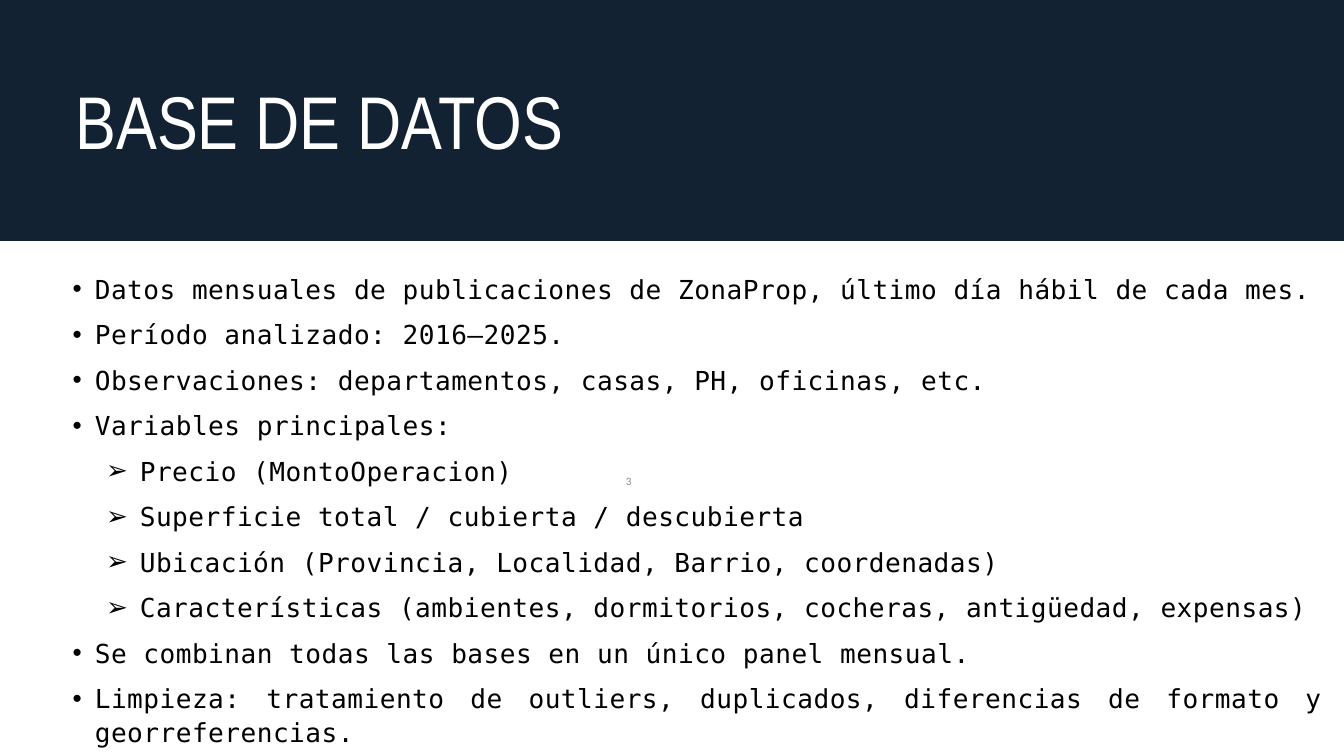
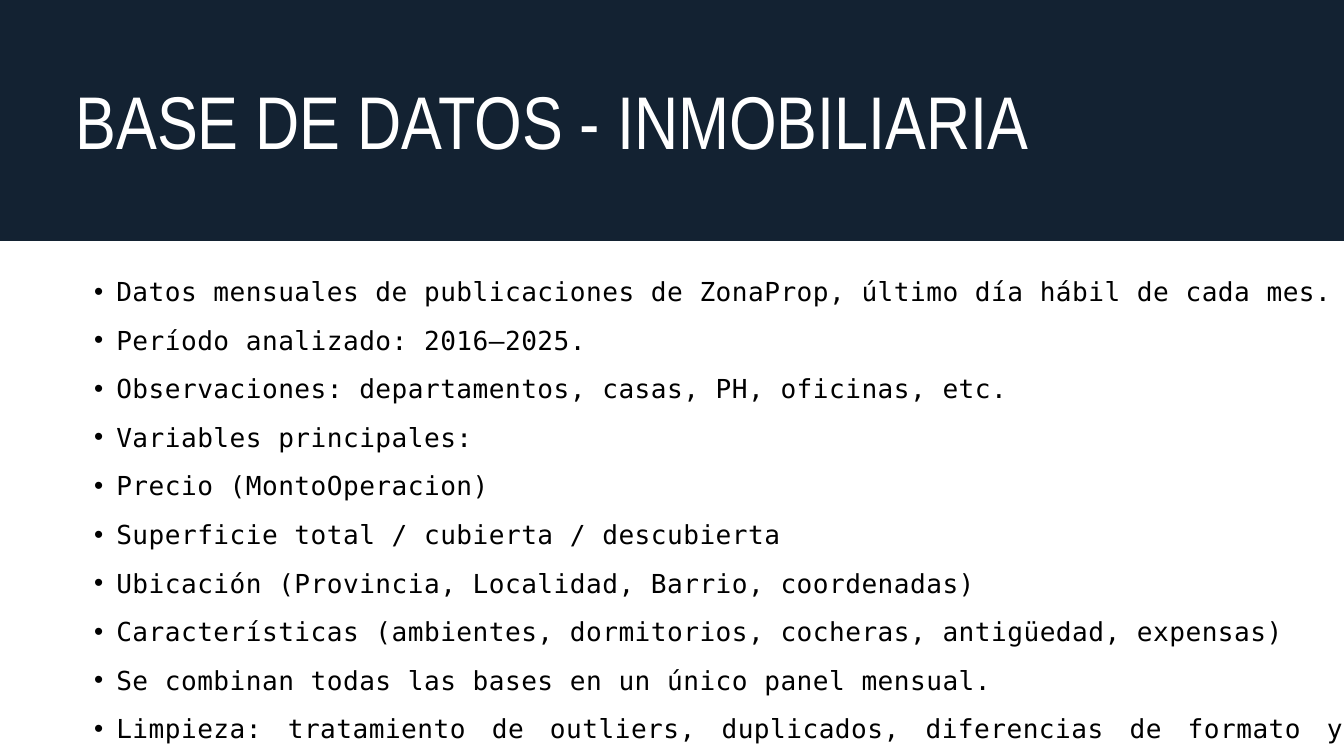
Before and after one commit to alvarezmartin2411-debug/Big-Data-UBA--Grupo-2, a slide deck: slide 3 of Proyecto Final/Entrega final - Proyecto final Grupo 2 - Taller de Programación.pptx. Drawn at 1344x756 pixels with LibreOffice and Linux fonts; fonts in the diff are those of the drawing. Boxes give left, top, right and bottom in pixels: in the first picture for what was removed or moved away, otherwise in the second. Text is boxed around its words. In the diff, an @@ line names an element or a change of style, - is before the commit and + after.

```diff
--- a/Proyecto Final/Entrega final - Proyecto final Grupo 2 - Taller de Programación.pptx
+++ b/Proyecto Final/Entrega final - Proyecto final Grupo 2 - Taller de Programación.pptx
@@ text at box(76, 97, 1028, 150): text changed @@
-BASE DE DATOS
+BASE DE DATOS - INMOBILIARIA
@@ text "Datos mensuales de publicaciones de ...": place and size @@
-text "Datos mensuales de publicaciones de ..." at box(95, 278, 1321, 713)
+text "Datos mensuales de publicaciones de ..." at box(116, 280, 1343, 744)
@@ text "Datos mensuales de publicaciones de ..." at box(116, 280, 1343, 744): line spacing 36.7pt to 52.1pt; less space between paragraphs; bullet ➢ to •; list level 3 to 2 in "Precio (MontoOperacion)"; list level 3 to 2 in "Superficie total / cubierta / ..."; list level 3 to 2 in "Ubicación (Provincia, Localidad, Barrio, coordenadas)"; list level 3 to 2 in "Características (ambientes, dormitorios, cocheras, antigüeda ..." @@
@@ page number removed at box(626, 478, 632, 485) @@
-3
```
Also in this commit, not shown: 4 other slides changed, 1 slide added.
